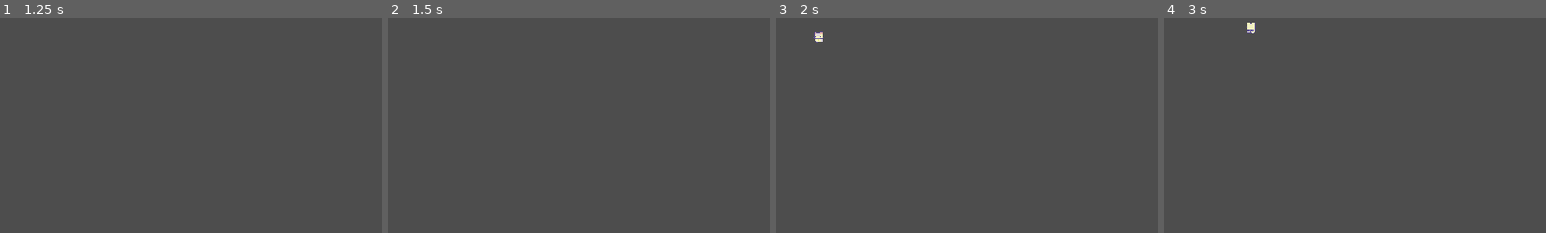
Above: before the commit, frames 1-4 (left to right).
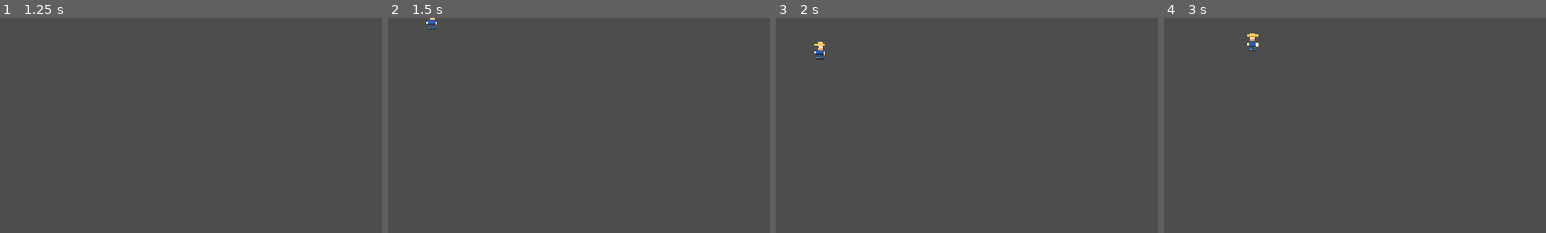
Above: after the commit, the same moments.

Repository: Nyan-pixel/2dfarming
Game: Godot game, scene res://scene/characters/player/player.tscn
The game is run twice, just before and just after one commit, with the same random seed, the same clock (stepped at 60 frames per second) and the same inputs.
Inputs:
- Up to frame 1 (1.25 s): tap Enter at 0.5 s; hold D (walk_right) from 0.53 s (still down)
- Up to frame 2 (1.5 s): tap Space at 1.25 s; release D (walk_right) at 1.28 s; hold S (walk_down) from 1.28 s (still down)
- Up to frame 3 (2 s): keep holding S (walk_down)
- Up to frame 4 (3 s): release S (walk_down) at 2.03 s; hold D (walk_right) 2.03-2.78 s; hold W (walk_up) from 2.78 s (still down)
The pictures show only the part of the screen within x 0-50%, y 0-50%; the shares and areas given below are measured in that part.

Frame 1 is identical in both runs. In frame 2, less than 0.1% of the frame differs, in the area x 10-13%, y 0-6%; in frame 3, 0.2%; in frame 4, 0.3%, in the area x 21-25%, y 2-16%.

Commit message:
nyan
upgraded character movement

Diff:
--- a/scene/characters/player/player.tscn
+++ b/scene/characters/player/player.tscn
@@ -1,8 +1,7 @@
-[gd_scene load_steps=52 format=3 uid="uid://baobhkkvmt1nd"]
+[gd_scene load_steps=50 format=3 uid="uid://baobhkkvmt1nd"]
 
 [ext_resource type="Script" uid="uid://uyqo7sfb2quo" path="res://scene/characters/player/player.gd" id="1_v7krq"]
 [ext_resource type="Texture2D" uid="uid://b83aii8vlhbod" path="res://assets/game/Characters/Basic Charakter Actions.png" id="1_viwsh"]
-[ext_resource type="Texture2D" uid="uid://c1pq6piukrtv3" path="res://assets/game/Characters/Basic Charakter Spritesheet.png" id="2_ekqmh"]
 [ext_resource type="Script" uid="uid://btmsmosxakbw0" path="res://scripts/state_machine/node_state_machine.gd" id="3_glldc"]
 [ext_resource type="Texture2D" uid="uid://dmg20ux7ibgx4" path="res://assets/game/Characters/improved_pixel_player_final_v2.png" id="4_8nhx4"]
 [ext_resource type="Script" uid="uid://dn3yhesh7nvei" path="res://scene/characters/player/idle_script.gd" id="4_vj7nq"]
@@ -41,108 +40,104 @@
 region = Rect2(48, 336, 48, 48)
 
 [sub_resource type="AtlasTexture" id="AtlasTexture_a6bj1"]
-atlas = ExtResource("2_ekqmh")
+atlas = ExtResource("4_8nhx4")
+region = Rect2(0, 64, 64, 64)
+
+[sub_resource type="AtlasTexture" id="AtlasTexture_8gxq7"]
+atlas = ExtResource("4_8nhx4")
+region = Rect2(128, 64, 64, 64)
+
+[sub_resource type="AtlasTexture" id="AtlasTexture_7mhdd"]
+atlas = ExtResource("4_8nhx4")
+region = Rect2(0, 0, 64, 64)
+
+[sub_resource type="AtlasTexture" id="AtlasTexture_tg7s0"]
+atlas = ExtResource("4_8nhx4")
+region = Rect2(0, 192, 64, 64)
+
+[sub_resource type="AtlasTexture" id="AtlasTexture_stjjq"]
+atlas = ExtResource("4_8nhx4")
+region = Rect2(128, 192, 64, 64)
+
+[sub_resource type="AtlasTexture" id="AtlasTexture_mmjh5"]
+atlas = ExtResource("4_8nhx4")
+region = Rect2(0, 128, 64, 64)
+
+[sub_resource type="AtlasTexture" id="AtlasTexture_2q3ur"]
+atlas = ExtResource("4_8nhx4")
+region = Rect2(128, 128, 64, 64)
+
+[sub_resource type="AtlasTexture" id="AtlasTexture_wnss5"]
+atlas = ExtResource("1_viwsh")
 region = Rect2(0, 48, 48, 48)
 
-[sub_resource type="AtlasTexture" id="AtlasTexture_8gxq7"]
-atlas = ExtResource("2_ekqmh")
+[sub_resource type="AtlasTexture" id="AtlasTexture_or6p2"]
+atlas = ExtResource("1_viwsh")
 region = Rect2(48, 48, 48, 48)
 
-[sub_resource type="AtlasTexture" id="AtlasTexture_7mhdd"]
-atlas = ExtResource("2_ekqmh")
+[sub_resource type="AtlasTexture" id="AtlasTexture_ojgml"]
+atlas = ExtResource("1_viwsh")
 region = Rect2(0, 0, 48, 48)
 
-[sub_resource type="AtlasTexture" id="AtlasTexture_mmjh5"]
-atlas = ExtResource("2_ekqmh")
+[sub_resource type="AtlasTexture" id="AtlasTexture_51m3a"]
+atlas = ExtResource("1_viwsh")
 region = Rect2(48, 0, 48, 48)
 
-[sub_resource type="AtlasTexture" id="AtlasTexture_tg7s0"]
-atlas = ExtResource("4_8nhx4")
-region = Rect2(0, 192, 64, 64)
-
-[sub_resource type="AtlasTexture" id="AtlasTexture_2q3ur"]
+[sub_resource type="AtlasTexture" id="AtlasTexture_1gunr"]
+atlas = ExtResource("1_viwsh")
+region = Rect2(0, 96, 48, 48)
+
+[sub_resource type="AtlasTexture" id="AtlasTexture_4y8ax"]
+atlas = ExtResource("1_viwsh")
+region = Rect2(48, 96, 48, 48)
+
+[sub_resource type="AtlasTexture" id="AtlasTexture_w5oub"]
+atlas = ExtResource("1_viwsh")
+region = Rect2(0, 144, 48, 48)
+
+[sub_resource type="AtlasTexture" id="AtlasTexture_w36fw"]
+atlas = ExtResource("1_viwsh")
+region = Rect2(48, 144, 48, 48)
+
+[sub_resource type="AtlasTexture" id="AtlasTexture_cyhlb"]
+atlas = ExtResource("4_8nhx4")
+region = Rect2(64, 64, 64, 64)
+
+[sub_resource type="AtlasTexture" id="AtlasTexture_4h5sq"]
+atlas = ExtResource("4_8nhx4")
+region = Rect2(192, 64, 64, 64)
+
+[sub_resource type="AtlasTexture" id="AtlasTexture_w6fjl"]
+atlas = ExtResource("4_8nhx4")
+region = Rect2(64, 0, 64, 64)
+
+[sub_resource type="AtlasTexture" id="AtlasTexture_m1awt"]
+atlas = ExtResource("4_8nhx4")
+region = Rect2(192, 0, 64, 64)
+
+[sub_resource type="AtlasTexture" id="AtlasTexture_3hddc"]
 atlas = ExtResource("4_8nhx4")
 region = Rect2(64, 192, 64, 64)
 
-[sub_resource type="AtlasTexture" id="AtlasTexture_stjjq"]
+[sub_resource type="AtlasTexture" id="AtlasTexture_encxb"]
 atlas = ExtResource("4_8nhx4")
 region = Rect2(128, 192, 64, 64)
 
-[sub_resource type="AtlasTexture" id="AtlasTexture_o83rq"]
+[sub_resource type="AtlasTexture" id="AtlasTexture_aihis"]
 atlas = ExtResource("4_8nhx4")
 region = Rect2(192, 192, 64, 64)
 
-[sub_resource type="AtlasTexture" id="AtlasTexture_cyhlb"]
-atlas = ExtResource("2_ekqmh")
-region = Rect2(0, 144, 48, 48)
-
-[sub_resource type="AtlasTexture" id="AtlasTexture_4h5sq"]
-atlas = ExtResource("2_ekqmh")
-region = Rect2(48, 144, 48, 48)
-
-[sub_resource type="AtlasTexture" id="AtlasTexture_wnss5"]
-atlas = ExtResource("1_viwsh")
-region = Rect2(0, 48, 48, 48)
-
-[sub_resource type="AtlasTexture" id="AtlasTexture_or6p2"]
-atlas = ExtResource("1_viwsh")
-region = Rect2(48, 48, 48, 48)
-
-[sub_resource type="AtlasTexture" id="AtlasTexture_ojgml"]
-atlas = ExtResource("1_viwsh")
-region = Rect2(0, 0, 48, 48)
-
-[sub_resource type="AtlasTexture" id="AtlasTexture_51m3a"]
-atlas = ExtResource("1_viwsh")
-region = Rect2(48, 0, 48, 48)
-
-[sub_resource type="AtlasTexture" id="AtlasTexture_1gunr"]
-atlas = ExtResource("1_viwsh")
-region = Rect2(0, 96, 48, 48)
-
-[sub_resource type="AtlasTexture" id="AtlasTexture_4y8ax"]
-atlas = ExtResource("1_viwsh")
-region = Rect2(48, 96, 48, 48)
-
-[sub_resource type="AtlasTexture" id="AtlasTexture_w5oub"]
-atlas = ExtResource("1_viwsh")
-region = Rect2(0, 144, 48, 48)
-
-[sub_resource type="AtlasTexture" id="AtlasTexture_w36fw"]
-atlas = ExtResource("1_viwsh")
-region = Rect2(48, 144, 48, 48)
-
-[sub_resource type="AtlasTexture" id="AtlasTexture_w6fjl"]
-atlas = ExtResource("2_ekqmh")
-region = Rect2(96, 48, 48, 48)
-
-[sub_resource type="AtlasTexture" id="AtlasTexture_m1awt"]
-atlas = ExtResource("2_ekqmh")
-region = Rect2(144, 48, 48, 48)
-
-[sub_resource type="AtlasTexture" id="AtlasTexture_3hddc"]
-atlas = ExtResource("2_ekqmh")
-region = Rect2(96, 0, 48, 48)
-
-[sub_resource type="AtlasTexture" id="AtlasTexture_aihis"]
-atlas = ExtResource("2_ekqmh")
-region = Rect2(144, 0, 48, 48)
-
 [sub_resource type="AtlasTexture" id="AtlasTexture_638b5"]
-atlas = ExtResource("2_ekqmh")
-region = Rect2(96, 96, 48, 48)
+atlas = ExtResource("4_8nhx4")
+region = Rect2(64, 128, 64, 64)
+
+[sub_resource type="AtlasTexture" id="AtlasTexture_taf0p"]
+atlas = ExtResource("4_8nhx4")
+region = Rect2(128, 128, 64, 64)
 
 [sub_resource type="AtlasTexture" id="AtlasTexture_bdec8"]
-atlas = ExtResource("2_ekqmh")
-region = Rect2(144, 96, 48, 48)
-
-[sub_resource type="AtlasTexture" id="AtlasTexture_encxb"]
-atlas = ExtResource("2_ekqmh")
-region = Rect2(96, 144, 48, 48)
-
-[sub_resource type="AtlasTexture" id="AtlasTexture_taf0p"]
-atlas = ExtResource("2_ekqmh")
-region = Rect2(144, 144, 48, 48)
+atlas = ExtResource("4_8nhx4")
+region = Rect2(192, 128, 64, 64)
 
 [sub_resource type="AtlasTexture" id="AtlasTexture_rl2g8"]
 atlas = ExtResource("1_viwsh")
@@ -236,30 +231,76 @@
 "frames": [{
 "duration": 1.0,
 "texture": SubResource("AtlasTexture_7mhdd")
-}, {
+}],
+"loop": true,
+"name": &"idle_front",
+"speed": 4.0
+}, {
+"frames": [{
+"duration": 1.0,
+"texture": SubResource("AtlasTexture_tg7s0")
+}, {
+"duration": 1.0,
+"texture": SubResource("AtlasTexture_stjjq")
+}],
+"loop": true,
+"name": &"idle_left",
+"speed": 4.0
+}, {
+"frames": [{
 "duration": 1.0,
 "texture": SubResource("AtlasTexture_mmjh5")
-}],
-"loop": true,
-"name": &"idle_front",
-"speed": 3.0
-}, {
-"frames": [{
-"duration": 1.0,
-"texture": SubResource("AtlasTexture_tg7s0")
 }, {
 "duration": 1.0,
 "texture": SubResource("AtlasTexture_2q3ur")
-}, {
-"duration": 1.0,
-"texture": SubResource("AtlasTexture_stjjq")
-}, {
-"duration": 1.0,
-"texture": SubResource("AtlasTexture_o83rq")
-}],
-"loop": true,
-"name": &"idle_left",
-"speed": 6.0
+}],
+"loop": true,
+"name": &"idle_right",
+"speed": 4.0
+}, {
+"frames": [{
+"duration": 1.0,
+"texture": SubResource("AtlasTexture_wnss5")
+}, {
+"duration": 1.0,
+"texture": SubResource("AtlasTexture_or6p2")
+}],
+"loop": true,
+"name": &"tilling_back",
+"speed": 3.0
+}, {
+"frames": [{
+"duration": 1.0,
+"texture": SubResource("AtlasTexture_ojgml")
+}, {
+"duration": 1.0,
+"texture": SubResource("AtlasTexture_51m3a")
+}],
+"loop": true,
+"name": &"tilling_front",
+"speed": 3.0
+}, {
+"frames": [{
+"duration": 1.0,
+"texture": SubResource("AtlasTexture_1gunr")
+}, {
+"duration": 1.0,
+"texture": SubResource("AtlasTexture_4y8ax")
+}],
+"loop": true,
+"name": &"tilling_left",
+"speed": 3.0
+}, {
+"frames": [{
+"duration": 1.0,
+"texture": SubResource("AtlasTexture_w5oub")
+}, {
+"duration": 1.0,
+"texture": SubResource("AtlasTexture_w36fw")
+}],
+"loop": true,
+"name": &"tilling_right",
+"speed": 3.0
 }, {
 "frames": [{
 "duration": 1.0,
@@ -269,51 +310,7 @@
 "texture": SubResource("AtlasTexture_4h5sq")
 }],
 "loop": true,
-"name": &"idle_right",
-"speed": 3.0
-}, {
-"frames": [{
-"duration": 1.0,
-"texture": SubResource("AtlasTexture_wnss5")
-}, {
-"duration": 1.0,
-"texture": SubResource("AtlasTexture_or6p2")
-}],
-"loop": true,
-"name": &"tilling_back",
-"speed": 3.0
-}, {
-"frames": [{
-"duration": 1.0,
-"texture": SubResource("AtlasTexture_ojgml")
-}, {
-"duration": 1.0,
-"texture": SubResource("AtlasTexture_51m3a")
-}],
-"loop": true,
-"name": &"tilling_front",
-"speed": 3.0
-}, {
-"frames": [{
-"duration": 1.0,
-"texture": SubResource("AtlasTexture_1gunr")
-}, {
-"duration": 1.0,
-"texture": SubResource("AtlasTexture_4y8ax")
-}],
-"loop": true,
-"name": &"tilling_left",
-"speed": 3.0
-}, {
-"frames": [{
-"duration": 1.0,
-"texture": SubResource("AtlasTexture_w5oub")
-}, {
-"duration": 1.0,
-"texture": SubResource("AtlasTexture_w36fw")
-}],
-"loop": true,
-"name": &"tilling_right",
+"name": &"walk_back",
 "speed": 3.0
 }, {
 "frames": [{
@@ -324,7 +321,7 @@
 "texture": SubResource("AtlasTexture_m1awt")
 }],
 "loop": true,
-"name": &"walk_back",
+"name": &"walk_front",
 "speed": 3.0
 }, {
 "frames": [{
@@ -332,33 +329,28 @@
 "texture": SubResource("AtlasTexture_3hddc")
 }, {
 "duration": 1.0,
+"texture": SubResource("AtlasTexture_encxb")
+}, {
+"duration": 1.0,
 "texture": SubResource("AtlasTexture_aihis")
 }],
 "loop": true,
-"name": &"walk_front",
-"speed": 3.0
+"name": &"walk_left",
+"speed": 4.0
 }, {
 "frames": [{
 "duration": 1.0,
 "texture": SubResource("AtlasTexture_638b5")
 }, {
 "duration": 1.0,
+"texture": SubResource("AtlasTexture_taf0p")
+}, {
+"duration": 1.0,
 "texture": SubResource("AtlasTexture_bdec8")
 }],
 "loop": true,
-"name": &"walk_left",
-"speed": 3.0
-}, {
-"frames": [{
-"duration": 1.0,
-"texture": SubResource("AtlasTexture_encxb")
-}, {
-"duration": 1.0,
-"texture": SubResource("AtlasTexture_taf0p")
-}],
-"loop": true,
 "name": &"walk_right",
-"speed": 3.0
+"speed": 4.0
 }, {
 "frames": [{
 "duration": 1.0,
@@ -406,22 +398,21 @@
 }]
 
 [sub_resource type="CircleShape2D" id="CircleShape2D_stjjq"]
-radius = 16.03122
+radius = 8.0
 
 [node name="Player" type="CharacterBody2D"]
 script = ExtResource("1_v7krq")
 
 [node name="AnimatedSprite2D" type="AnimatedSprite2D" parent="."]
-position = Vector2(-1, -19)
-scale = Vector2(0.60026044, 0.6119792)
+position = Vector2(9.536743e-07, -9)
+scale = Vector2(0.29850262, 0.28580728)
 sprite_frames = SubResource("SpriteFrames_tg7s0")
-animation = &"idle_left"
+animation = &"idle_right"
 autoplay = "idle_front"
-frame_progress = 0.31913427
 
 [node name="CollisionShape2D" type="CollisionShape2D" parent="."]
 texture_filter = 1
-position = Vector2(0, -15)
+position = Vector2(0, -7)
 shape = SubResource("CircleShape2D_stjjq")
 
 [node name="StateMachine" type="Node" parent="." node_paths=PackedStringArray("initial_node_state")]
--- a/scene/test/testsceneplayer.tscn
+++ b/scene/test/testsceneplayer.tscn
@@ -80,4 +80,4 @@
 tile_set = SubResource("TileSet_41f04")
 
 [node name="Player" parent="." instance=ExtResource("2_l0nwc")]
-position = Vector2(137, 175)
+position = Vector2(126, 168)
